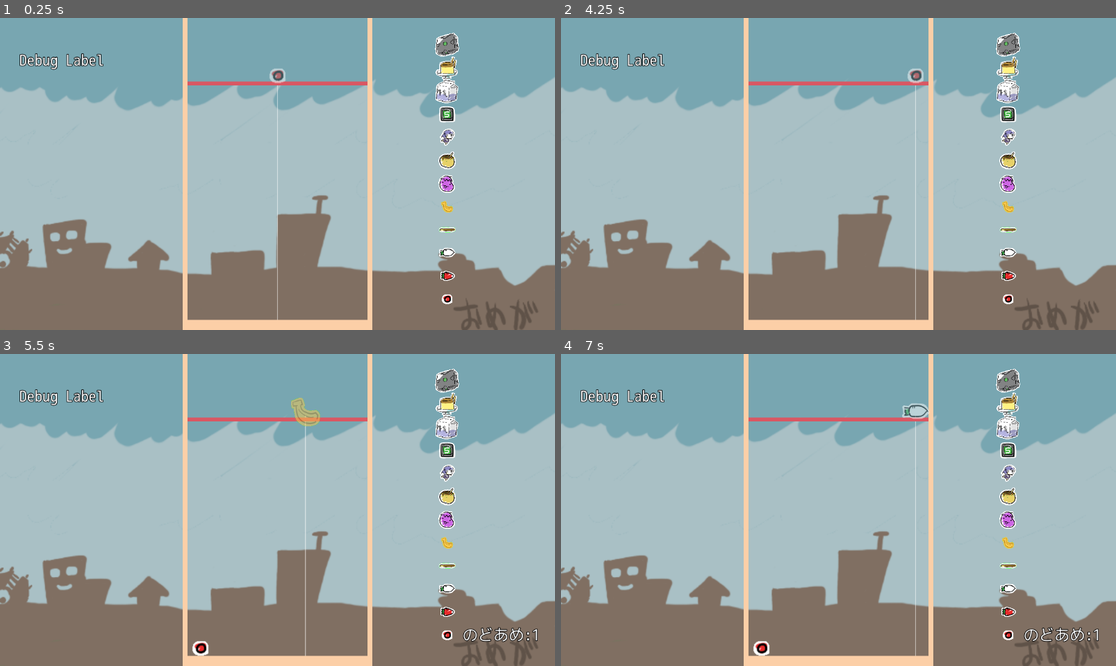
Above: before the commit, frames 1-4 (two rows, left to right).
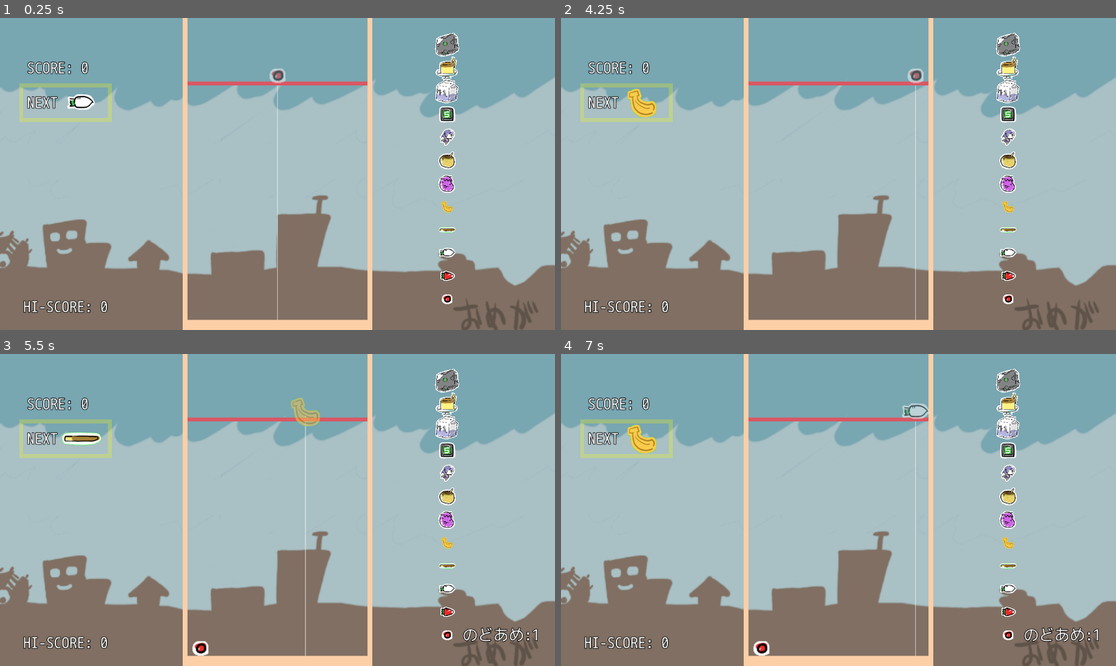
Above: after the commit, the same moments.

Repository: syun77/gd_suikagame
Game: Godot game, scene res://Main.tscn
The game is run twice, just before and just after one commit, with the same random seed, the same clock (stepped at 60 frames per second) and the same inputs.
Inputs (mouse positions are in pixels of both pictures, inside the frame that each line leads up to):
- Up to frame 1 (0.25 s): no input
- Up to frame 2 (4.25 s): tap Enter at 0.5 s; move the mouse to (960, 158) at 0.52 s; click (960, 158) at 0.6 s; move the mouse to (727, 189) at 1.27 s; click (727, 189) at 1.35 s; tap R (reset) at 2, 3.5, 4.15 s; move the mouse to (894, 105) at 2.02 s; click (894, 105) at 2.1 s; move the mouse to (810, 236) at 2.77 s; click (810, 236) at 2.85 s; move the mouse to (1005, 220) at 3.52 s; click (1005, 220) at 3.6 s
- Up to frame 3 (5.5 s): move the mouse to (111, 463) at 4.27 s; click (111, 463) at 4.35 s; move the mouse to (305, 510) at 5.02 s; click (305, 510) at 5.1 s
- Up to frame 4 (7 s): tap R (reset) at 5.75 s; move the mouse to (755, 432) at 5.77 s; click (755, 432) at 5.85 s; move the mouse to (960, 494) at 6.52 s; click (960, 494) at 6.6 s

The runs differ from the first frame. In frame 1, 1.8% of the frame differs, in the area x 3-21%, y 11-95%; in frame 2, 1.9%; in frame 3, 1.9%; in frame 4, 1.9%.

Commit message:
SEを実装

Diff:
--- a/gd_suikagame/Main.gd
+++ b/gd_suikagame/Main.gd
@@ -42,6 +42,9 @@
 @onready var _ui_caption = $UILayer/Caption
 @onready var _ui_gauge = $UILayer/ProgressBar
 @onready var _bgm = $Bgm
+@onready var _next = $UILayer/Next/Sprite2D
+@onready var _ui_score = $UILayer/Score
+@onready var _ui_hi_score = $UILayer/HiScore
 
 # -----------------------------------------------
 # var.
@@ -105,6 +108,8 @@
 	tbl.shuffle()
 	# 設定.
 	_next_fruit = tbl[0]
+	_next.texture = Fruit.get_fruit_tex(_next_fruit)
+	_next.scale = Common.get_fruit_scale(_next_fruit)
 
 	_ui_now_fruit.texture = Fruit.get_fruit_tex(_now_fruit)
 	_ui_now_fruit.scale = Common.get_fruit_scale(_now_fruit)
@@ -144,6 +149,7 @@
 	_update_cursor()
 
 	if Input.is_action_just_pressed("click"):
+		Common.play_se("drop", 1)
 		# UIとしてのフルーツを非表示.
 		_ui_now_fruit.visible = false
 		_spr_line.visible = false
@@ -227,16 +233,21 @@
 
 	if max_obj:
 		# ゲームオーバーゲージの表示.
+		_bgm.pitch_scale = 0.75
+		AudioServer.set_bus_effect_enabled(1, 0, true) # ローパスフィルタを有効にする.
 		_ui_gauge.visible = true
 		_ui_gauge.value = 100 * max_rate
 		_ui_gauge.position = max_obj.position
+	else:
+		AudioServer.set_bus_effect_enabled(1, 0, false) # ローパスフィルタを無効にする.
+		_bgm.pitch_scale = 1.0
 
 	return false
 
 ## ゲームオーバー開始処理.
 func _start_gameover() -> void:
 	# BGMを止める.
-	_bgm.stop()
+	#_bgm.stop()
 	# 物理挙動を止める.
 	PhysicsServer2D.set_active(false)
 	for obj in _fruit_layer.get_children():
@@ -252,6 +263,10 @@
 
 ## 更新 > UI.
 func _update_ui(delta:float) -> void:
+	# スコア更新.
+	_ui_score.text = "SCORE: %d"%Common.score
+	_ui_hi_score.text = "HI-SCORE: %d"%Common.hi_score
+
 	# フルーツ登場タイマー反映.
 	Common.update_fruit_timer(delta)
 	for id in _evolution_sprs.keys():
--- a/gd_suikagame/Main.tscn
+++ b/gd_suikagame/Main.tscn
@@ -72,6 +72,7 @@
 texture = ExtResource("4_4ngh3")
 
 [node name="DbgLabel" type="Label" parent="UILayer"]
+visible = false
 offset_left = 40.0
 offset_top = 64.0
 offset_right = 230.0
@@ -194,5 +195,63 @@
 texture_under = ExtResource("20_topfu")
 texture_progress = ExtResource("21_cfs7a")
 
+[node name="Next" type="Node2D" parent="UILayer"]
+position = Vector2(40, 144)
+
+[node name="Label" type="Label" parent="UILayer/Next"]
+offset_left = 16.0
+offset_top = 8.0
+offset_right = 80.0
+offset_bottom = 56.0
+text = "NEXT"
+label_settings = ExtResource("6_la6a2")
+
+[node name="Sprite2D" type="Sprite2D" parent="UILayer/Next"]
+position = Vector2(128, 32)
+
+[node name="ColorRect" type="ColorRect" parent="UILayer/Next"]
+offset_left = 8.0
+offset_top = -8.0
+offset_right = 192.0
+color = Color(1, 1, 0, 0.258824)
+
+[node name="ColorRect2" type="ColorRect" parent="UILayer/Next"]
+offset_left = 8.0
+offset_top = 64.0
+offset_right = 192.0
+offset_bottom = 72.0
+color = Color(1, 1, 0, 0.258824)
+
+[node name="ColorRect3" type="ColorRect" parent="UILayer/Next"]
+offset_top = -8.0
+offset_right = 8.0
+offset_bottom = 72.0
+color = Color(1, 1, 0, 0.258824)
+
+[node name="ColorRect4" type="ColorRect" parent="UILayer/Next"]
+offset_left = 184.0
+offset_right = 192.0
+offset_bottom = 64.0
+color = Color(1, 1, 0, 0.258824)
+
+[node name="Score" type="Label" parent="UILayer"]
+offset_left = 56.0
+offset_top = 80.0
+offset_right = 184.0
+offset_bottom = 128.0
+text = "SCORE: 0"
+label_settings = ExtResource("6_la6a2")
+metadata/_edit_use_anchors_ = true
+
+[node name="HiScore" type="Label" parent="UILayer"]
+offset_left = 48.0
+offset_top = 576.0
+offset_right = 176.0
+offset_bottom = 624.0
+text = "HI-SCORE: 0"
+label_settings = ExtResource("6_la6a2")
+metadata/_edit_use_anchors_ = true
+
 [node name="Bgm" type="AudioStreamPlayer" parent="."]
 stream = ExtResource("22_7yljx")
+bus = &"BGM"
--- /dev/null
+++ b/gd_suikagame/default_bus_layout.tres
@@ -0,0 +1,20 @@
+[gd_resource type="AudioBusLayout" load_steps=2 format=3 uid="uid://dbm0qpu062bcy"]
+
+[sub_resource type="AudioEffectLowPassFilter" id="AudioEffectLowPassFilter_1h4ek"]
+resource_name = "LowPassFilter"
+
+[resource]
+bus/1/name = &"BGM"
+bus/1/solo = false
+bus/1/mute = false
+bus/1/bypass_fx = false
+bus/1/volume_db = 0.0
+bus/1/send = &"Master"
+bus/1/effect/0/effect = SubResource("AudioEffectLowPassFilter_1h4ek")
+bus/1/effect/0/enabled = true
+bus/2/name = &"SE"
+bus/2/solo = false
+bus/2/mute = false
+bus/2/bypass_fx = false
+bus/2/volume_db = 0.0
+bus/2/send = &"Master"
--- a/gd_suikagame/src/common/Common.gd
+++ b/gd_suikagame/src/common/Common.gd
@@ -2,12 +2,24 @@
 # ===============================================
 # 共通スクリプト.
 # ===============================================
+# ----------------------------------------
+# consts
+# ----------------------------------------
+## 同時再生可能なサウンドの数.
+const MAX_SOUND = 8
+
+## フルーツ登場タイマー.
+const TIMER_FRUIT_APPEAR = 1.0
+
+### SEテーブル.
+var _snd_tbl = {
+	"drop": "res://assets/sound/se/drop.wav",
+	"merge": "res://assets/sound/se/merge.wav",
+}
+
 # -----------------------------------------------
 # preload.
 # -----------------------------------------------
-## フルーツ登場タイマー.
-const TIMER_FRUIT_APPEAR = 1.0
-
 ## フルーツテーブル.
 const FRUIT_TBL = {
 	Fruit.eFruit.BULLET: preload("res://src/fruit/FruitBullet.tscn"),
@@ -27,6 +39,8 @@
 # -----------------------------------------------
 # var.
 # -----------------------------------------------
+var _snds:Array = []
+
 ## CanvasLayer.
 var _layers = {}
 
@@ -36,18 +50,44 @@
 ## フルーツの登場タイマーテーブル.
 var _fruit_timers = {}
 
+## スコア.
+var score:int = 0
+## ハイスコア.
+var hi_score:int = 0
+
 # -----------------------------------------------
 # public function.
 # -----------------------------------------------
 ## セットアップ.
 func setup(layers) -> void:
+	# スコア初期化.
+	score = 0
 	# フルーツタイマー初期化.
 	_fruit_timers.clear()
 	_layers = layers
 
+	# AudioStreamPlayerをあらかじめ作っておく.
+	## SE.
+	for i in range(MAX_SOUND):
+		var snd = AudioStreamPlayer.new()
+		snd.bus = "SE"
+		#snd.volume_db = -4
+		add_child(snd)
+		_snds.append(snd)
+
 ## レイヤーの取得.
 func get_layer(layer_name:String) -> CanvasLayer:
 	return _layers[layer_name]
+
+## スコア加算.
+func add_score(id:Fruit.eFruit) -> void:
+	# スコアの式は Σ(n-1)らしい....
+	var v = 0
+	for i in range(id, 0, -1):
+		v += i
+	score += v
+	if score > hi_score:
+		hi_score = score
 
 ## フルーツの生成.
 func create_fruit(id:Fruit.eFruit, is_deferred:bool=false) -> Fruit:
@@ -62,6 +102,10 @@
 		layer.call_deferred("add_child", fruit)
 		# フルーツタイマー設定.
 		_fruit_timers[id] = TIMER_FRUIT_APPEAR
+		# スコア加算.
+		add_score(id)
+		# マージSE.
+		Common.play_se("merge", 2)
 	else:
 		layer.add_child(fruit)
 
@@ -96,6 +140,22 @@
 	_scale_tbl[id] = scale
 	return scale
 
+## SEの再生.
+## @note _sndsに事前登録が必要.
+## @param 再生するSEの名前
+func play_se(key:String, id:int=0) -> void:
+	if id < 0 or MAX_SOUND <= id:
+		push_error("不正なサウンドID %d"%id)
+		return
+
+	if not key in _snd_tbl:
+		push_error("存在しないサウンド %s"%key)
+		return
+
+	var snd = _snds[id]
+	snd.stream = load(_snd_tbl[key])
+	snd.play()
+
 # -----------------------------------------------
 # private function.
 # -----------------------------------------------
--- a/gd_suikagame/src/fruit/Fruit.gd
+++ b/gd_suikagame/src/fruit/Fruit.gd
@@ -10,8 +10,8 @@
 const TIMER_HIT = 0.5 # ヒット時の点滅時間.
 const TIMER_SCALE = 0.3 # 出現時のスケール.
 # ライン超えのリミット.
-# (_progress()で減算されるので実質1秒)
-const TIMER_GAMEOVER = 1.0 * 2
+# (_progress()で減算されるので実質3秒)
+const TIMER_GAMEOVER = 3.0 * 2
 
 ## フルーツの種類.
 ## このIDの並び＝進化テーブル
@@ -187,8 +187,8 @@
 		fruit.position = pos
 		fruit.start_scale()
 	else:
-		# XBox同士は消滅するので何もしない.
-		pass
+		# XBox同士は消せない.
+		return
 
 	# お互いに消滅する.
 	queue_free()
Not shown, added: gd_suikagame/assets/sound/se/drop.wav
Not shown, added: gd_suikagame/assets/sound/se/merge.wav
